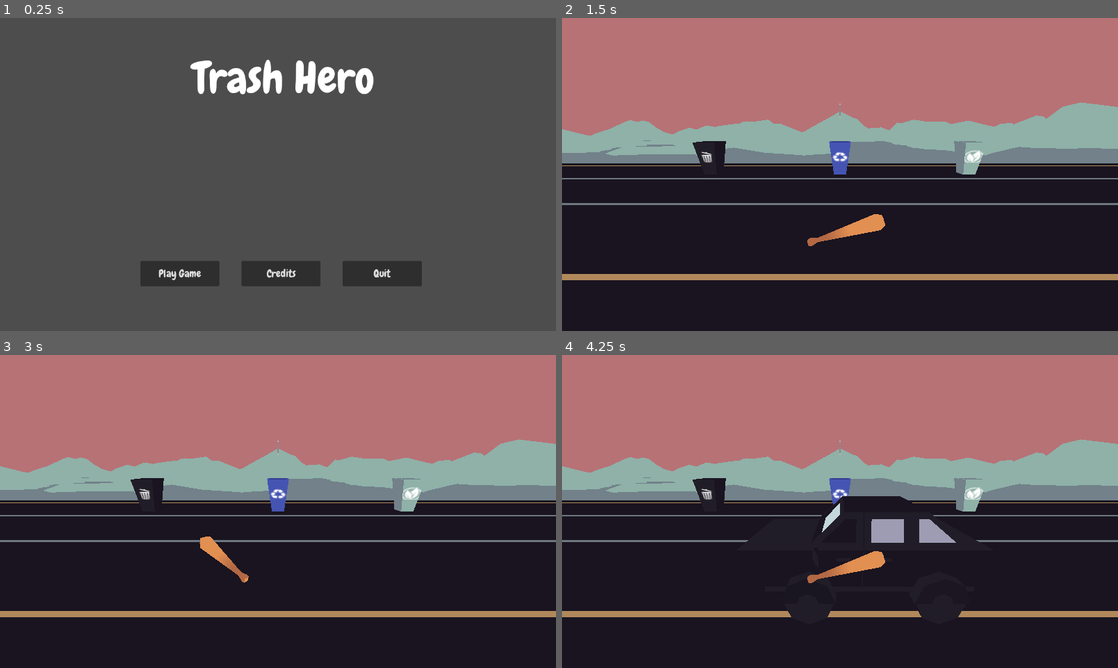
Above: before the commit, frames 1-4 (two rows, left to right).
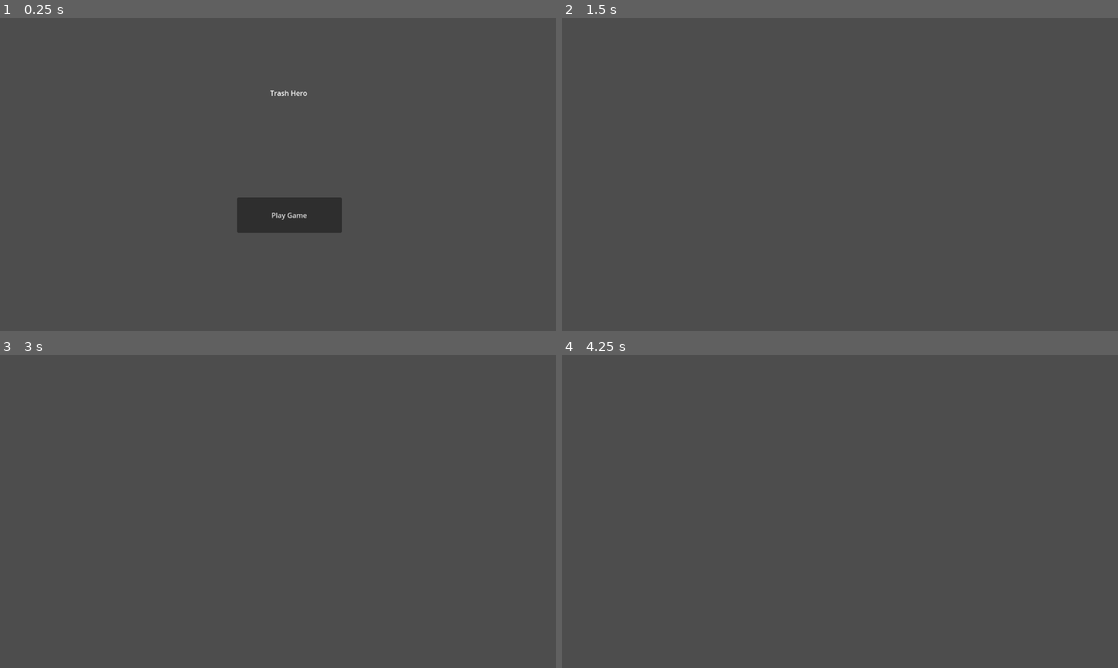
Above: after the commit, the same moments.

Repository: Manas701/SVCGameJam
Game: Godot game, scene res://scenes/main menu.tscn
The game is run twice, just before and just after one commit, with the same random seed, the same clock (stepped at 60 frames per second) and the same inputs. This scene is started directly instead of the project's main scene.
Inputs (mouse positions are in pixels of both pictures, inside the frame that each line leads up to):
- Up to frame 1 (0.25 s): no input
- Up to frame 2 (1.5 s): click "Credits" (after the commit: "Play Game") at 0.5 s; click (739, 274) at 1.25 s, where only the run before the commit has a clickable "Play Game"
- Up to frame 3 (3 s): hold Right (select_right) 2.03-2.78 s; hold Space (swing) 2.03-2.78 s; hold Left (select_left) from 2.78 s (still down); tap Space (swing) at 2.85 s
- Up to frame 4 (4.25 s): release Left (select_left) at 3.53 s; hold Right (select_right) from 3.53 s (still down); hold Space (swing) from 3.53 s (still down)

The runs differ from the first frame. In frame 1, 7.2% of the frame differs, in the area x 25-76%, y 13-86%; in frame 2, 100%, in the area x 0-100%, y 0-100%; in frame 3, 100%; in frame 4, 100%.
Error before the commit: Invalid access to property or key 'whichAnim' on a base object of type 'Node'. (res://assets/scripts/trashPrefab.gd:21)

Commit message:
Revert "Merge branch 'main' into manas-branch"
This reverts commit 602a2a1509288ca1367e726f991f0e0dd673eaea, reversing
changes made to 97b5d79f262245027e361a8cafa224f4bf5c3875.

Diff:
--- a/assets/scripts/Conductor.gd
+++ /dev/null
@@ -1,74 +0,0 @@
-extends AudioStreamPlayer
-
-@export var bpm := 115
-@export var measures := 4
-
-# Tracking the beat and song position
-var song_position = 0.0
-var song_position_in_beats = 1
-var sec_per_beat = 60.0 / bpm
-var last_reported_beat = 0
-var beats_before_start = 0
-var measure = 1
-
-# Determining how close to the beat an event is
-var closest = 0
-var time_off_beat = 0.0
-
-signal beat(position)
-signal measure_signal(position)
-
-
-func _ready():
-	sec_per_beat = 60.0 / bpm
-
-
-func _physics_process(_delta):
-	if playing:
-		song_position = get_playback_position() + AudioServer.get_time_since_last_mix()
-		song_position -= AudioServer.get_output_latency()
-		song_position_in_beats = int(floor(song_position / sec_per_beat)) + beats_before_start
-		_report_beat()
-
-
-func _report_beat():
-	if last_reported_beat < song_position_in_beats:
-		if measure > measures:
-			measure = 1
-		emit_signal("beat", song_position_in_beats)
-		emit_signal("measure_signal", measure)
-		last_reported_beat = song_position_in_beats
-		measure += 1
-
-
-func play_with_beat_offset(num):
-	beats_before_start = num
-	$StartTimer.wait_time = sec_per_beat
-	$StartTimer.start()
-
-
-func closest_beat(nth):
-	closest = int(round((song_position / sec_per_beat) / nth) * nth)
-	time_off_beat = abs(closest * sec_per_beat - song_position)
-	return Vector2(closest, time_off_beat)
-
-
-func play_from_beat(beat, offset):
-	play()
-	seek(beat * sec_per_beat)
-	beats_before_start = offset
-	measure = beat % measures
-
-
-func _on_StartTimer_timeout():
-	song_position_in_beats += 1
-	if song_position_in_beats < beats_before_start - 1:
-		$StartTimer.start()
-	elif song_position_in_beats == beats_before_start - 1:
-		$StartTimer.wait_time = $StartTimer.wait_time - (AudioServer.get_time_to_next_mix() +
-														AudioServer.get_output_latency())
-		$StartTimer.start()
-	else:
-		play()
-		$StartTimer.stop()
-	_report_beat()
--- a/assets/scripts/startButton.gd
+++ b/assets/scripts/startButton.gd
@@ -4,4 +4,4 @@
 # Called when the node enters the scene tree for the first time.
 
 func _on_pressed():
-	get_tree().change_scene_to_file("res://scenes/manasScene.tscn")
+	get_tree().change_scene_to_file("res://scenes/main.tscn")
--- a/prefabs/animation_player.tscn
+++ b/prefabs/animation_player.tscn
@@ -69,35 +69,12 @@
 "values": [Vector3(0, 0, 0), Vector3(6.28319, 0, 0), Vector3(12.5664, 0, 0), Vector3(18.8496, 0, 0), Vector3(24.7837, 0, 0)]
 }
 
-[sub_resource type="Animation" id="Animation_od811"]
-resource_name = "throw_trash"
-tracks/0/type = "position_3d"
-tracks/0/imported = false
-tracks/0/enabled = true
-tracks/0/path = NodePath(".")
-tracks/0/interp = 2
-tracks/0/loop_wrap = true
-tracks/0/keys = PackedFloat32Array(0, 1, 0, 0.9, -5, 0.5, 1, 0, 1, -3.5, 1, 1, 0, 0.25, -1.5)
-tracks/1/type = "value"
-tracks/1/imported = false
-tracks/1/enabled = true
-tracks/1/path = NodePath(".:rotation")
-tracks/1/interp = 1
-tracks/1/loop_wrap = true
-tracks/1/keys = {
-"times": PackedFloat32Array(0, 0.25, 0.5, 0.75, 1),
-"transitions": PackedFloat32Array(1, 1, 1, 1, 1),
-"update": 0,
-"values": [Vector3(0, 0, 0), Vector3(6.28319, 0, 0), Vector3(12.5664, 0, 0), Vector3(18.8496, 0, 0), Vector3(24.7837, 0, 0)]
-}
-
 [sub_resource type="AnimationLibrary" id="AnimationLibrary_qpaf1"]
 _data = {
 "RESET": SubResource("Animation_hn8jn"),
 "hit_center": SubResource("Animation_ch5xh"),
 "hit_left": SubResource("Animation_iapdx"),
-"hit_right": SubResource("Animation_q1xst"),
-"throw_trash": SubResource("Animation_od811")
+"hit_right": SubResource("Animation_q1xst")
 }
 
 [node name="AnimationPlayer" type="AnimationPlayer"]
--- a/prefabs/ui_arrow.tscn
+++ /dev/null
@@ -1,8 +0,0 @@
-[gd_scene load_steps=3 format=3 uid="uid://xv0tk6gk4pe7"]
-
-[ext_resource type="ArrayMesh" uid="uid://cm5b8lbkfdhdg" path="res://assets/3DAssets/models_obj/UI_Arrow.obj" id="1_x73rk"]
-[ext_resource type="Material" uid="uid://cfrmr730rvkhs" path="res://assets/3DAssets/models_obj/textures/textureMaterial.tres" id="2_v7qif"]
-
-[node name="UI_Arrow" type="MeshInstance3D"]
-mesh = ExtResource("1_x73rk")
-surface_material_override/0 = ExtResource("2_v7qif")
--- /dev/null
+++ b/scenes/andrewScene.tscn
@@ -0,0 +1,31 @@
+[gd_scene load_steps=7 format=3 uid="uid://dn0f5hple32ht"]
+
+[ext_resource type="PackedScene" uid="uid://dmsyawi4g6mgw" path="res://scenes/main menu.tscn" id="2_h07u2"]
+[ext_resource type="Script" path="res://assets/scripts/startButton.gd" id="2_rtv6w"]
+[ext_resource type="PackedScene" uid="uid://blrsu6t7na4pf" path="res://prefabs/bin_compost.tscn" id="3_flcgy"]
+
+[sub_resource type="ProceduralSkyMaterial" id="ProceduralSkyMaterial_5lfbw"]
+
+[sub_resource type="Sky" id="Sky_fn5y6"]
+sky_material = SubResource("ProceduralSkyMaterial_5lfbw")
+
+[sub_resource type="Environment" id="Environment_jd2x6"]
+background_mode = 2
+sky = SubResource("Sky_fn5y6")
+
+[node name="Node3D" type="Node3D"]
+
+[node name="Camera3D" type="Camera3D" parent="."]
+
+[node name="WorldEnvironment" type="WorldEnvironment" parent="."]
+environment = SubResource("Environment_jd2x6")
+
+[node name="Camera3D" type="Camera3D" parent="WorldEnvironment"]
+
+[node name="CanvasLayer" type="CanvasLayer" parent="."]
+
+[node name="Control" parent="CanvasLayer" instance=ExtResource("2_h07u2")]
+script = ExtResource("2_rtv6w")
+
+[node name="Bin_Compost" parent="." instance=ExtResource("3_flcgy")]
+transform = Transform3D(1, 0, 0, 0, 1, 0, 0, 0, 1, 0.131283, 0, -2.73551)
--- a/scenes/conductor.tscn
+++ /dev/null
@@ -1,6 +0,0 @@
-[gd_scene load_steps=2 format=3 uid="uid://c4a88bnfvv6ku"]
-
-[ext_resource type="Script" path="res://assets/scripts/Conductor.gd" id="1_1m7kc"]
-
-[node name="Conductor" type="AudioStreamPlayer"]
-script = ExtResource("1_1m7kc")
--- a/scenes/main menu.tscn
+++ b/scenes/main menu.tscn
@@ -1,7 +1,6 @@
-[gd_scene load_steps=3 format=3 uid="uid://dmsyawi4g6mgw"]
+[gd_scene load_steps=2 format=3 uid="uid://dmsyawi4g6mgw"]
 
 [ext_resource type="Script" path="res://assets/scripts/startButton.gd" id="1_jfpvg"]
-[ext_resource type="FontFile" uid="uid://brlxgerq8nwag" path="res://assets/fonts/Chewy-Regular.ttf" id="1_qjs83"]
 
 [node name="Control" type="Control"]
 layout_mode = 3
@@ -13,45 +12,19 @@
 
 [node name="Title" type="Label" parent="."]
 layout_mode = 0
-offset_left = 443.0
-offset_top = 74.0
-offset_right = 862.0
-offset_bottom = 206.0
-theme_override_fonts/font = ExtResource("1_qjs83")
-theme_override_font_sizes/font_size = 100
+offset_left = 622.0
+offset_top = 161.0
+offset_right = 708.0
+offset_bottom = 187.0
 text = "Trash Hero"
 
 [node name="startButton" type="Button" parent="."]
 layout_mode = 0
-offset_left = 323.0
-offset_top = 559.0
-offset_right = 505.0
-offset_bottom = 617.0
-theme_override_fonts/font = ExtResource("1_qjs83")
-theme_override_font_sizes/font_size = 24
+offset_left = 546.0
+offset_top = 413.0
+offset_right = 787.0
+offset_bottom = 494.0
 text = "Play Game"
 script = ExtResource("1_jfpvg")
 
-[node name="startButton2" type="Button" parent="."]
-layout_mode = 0
-offset_left = 789.0
-offset_top = 559.0
-offset_right = 971.0
-offset_bottom = 617.0
-theme_override_fonts/font = ExtResource("1_qjs83")
-theme_override_font_sizes/font_size = 24
-text = "Quit"
-
-[node name="startButton3" type="Button" parent="."]
-layout_mode = 0
-offset_left = 556.0
-offset_top = 559.0
-offset_right = 738.0
-offset_bottom = 617.0
-theme_override_fonts/font = ExtResource("1_qjs83")
-theme_override_font_sizes/font_size = 24
-text = "Credits"
-
 [connection signal="pressed" from="startButton" to="startButton" method="_on_pressed"]
-[connection signal="pressed" from="startButton2" to="startButton2" method="_on_pressed"]
-[connection signal="pressed" from="startButton3" to="startButton3" method="_on_pressed"]
--- a/scenes/manasScene.tscn
+++ b/scenes/manasScene.tscn
@@ -1,24 +1,21 @@
-[gd_scene load_steps=12 format=3 uid="uid://cmk3w3urbdkri"]
+[gd_scene load_steps=10 format=3 uid="uid://cmk3w3urbdkri"]
 
 [ext_resource type="Script" path="res://assets/scripts/trash.gd" id="2_tnpwx"]
 [ext_resource type="Script" path="res://assets/scripts/bat.gd" id="2_whjhi"]
-[ext_resource type="PackedScene" uid="uid://e74xo05y6nei" path="res://prefabs/bin_recycle.tscn" id="6_018ci"]
+[ext_resource type="PackedScene" path="res://prefabs/bin_recycle.tscn" id="6_018ci"]
 [ext_resource type="PackedScene" uid="uid://hpv7wre553nk" path="res://prefabs/bat.tscn" id="7_5fts6"]
 [ext_resource type="PackedScene" uid="uid://dpvfjowh2mn4x" path="res://prefabs/animation_player.tscn" id="7_gctov"]
-[ext_resource type="PackedScene" uid="uid://blrsu6t7na4pf" path="res://prefabs/bin_compost.tscn" id="7_ke1kv"]
-[ext_resource type="Script" path="res://scenes/ChangingBins.gd" id="7_kxg3g"]
+[ext_resource type="PackedScene" path="res://prefabs/bin_compost.tscn" id="7_ke1kv"]
 [ext_resource type="PackedScene" uid="uid://tx72n0re52ye" path="res://prefabs/trash.tscn" id="7_wwkud"]
-[ext_resource type="PackedScene" uid="uid://dcj2ftby2qt52" path="res://prefabs/bin_trash.tscn" id="8_nec8g"]
-[ext_resource type="PackedScene" uid="uid://ci0dyooqj357r" path="res://prefabs/car_spawner.tscn" id="10_gh5mt"]
-[ext_resource type="PackedScene" uid="uid://vx8thkpwhynj" path="res://prefabs/street_environment.tscn" id="11_0d368"]
+[ext_resource type="PackedScene" path="res://prefabs/bin_trash.tscn" id="8_nec8g"]
+[ext_resource type="Script" path="res://assets/scripts/ChangingBins.gd" id="9_8ctjd"]
 
 [node name="manasScene" type="Node3D"]
 
 [node name="Camera3D" type="Camera3D" parent="."]
-transform = Transform3D(1, 0, 0, 0, 0.97381, 0.227365, 0, -0.227365, 0.97381, 0, 1.44543, 1.33061)
+current = true
 
 [node name="OmniLight3D" type="OmniLight3D" parent="."]
-visible = false
 
 [node name="Bin_Recycle" parent="." instance=ExtResource("6_018ci")]
 transform = Transform3D(1, 0, 0, 0, 1, 0, 0, 0, 1, 0, 0, -5)
@@ -40,19 +37,11 @@
 script = ExtResource("2_whjhi")
 
 [node name="trash" parent="." instance=ExtResource("7_wwkud")]
-transform = Transform3D(1, 0, 0, 0, 1, -2.89599e-05, 0, 2.89599e-05, 1, 0, 1.8, -3.5)
+transform = Transform3D(1, 0, 0, 0, 1, 0, 0, 0, 1, 0, 0.25, -1.5)
 
 [node name="AnimationPlayer" parent="trash" instance=ExtResource("7_gctov")]
 
 [node name="PlayerInput" type="Node" parent="."]
-script = ExtResource("7_kxg3g")
+script = ExtResource("9_8ctjd")
 whichBin = "1"
 metadata/animName = ""
-
-[node name="CarSpawner" parent="." instance=ExtResource("10_gh5mt")]
-transform = Transform3D(-3.49691e-08, 0, -0.8, 0, 0.8, 0, 0.8, 0, -3.49691e-08, 0, -0.724, -1.966)
-
-[node name="street_environment" parent="." instance=ExtResource("11_0d368")]
-transform = Transform3D(-3.49691e-08, 0, 0.8, 0, 0.8, 0, -0.8, 0, -3.49691e-08, 0, -0.724239, -5.68252)
-
-[editable path="trash/AnimationPlayer"]
--- a/scenes/opening.tscn
+++ /dev/null
@@ -1,33 +0,0 @@
-[gd_scene load_steps=8 format=3 uid="uid://dn0f5hple32ht"]
-
-[ext_resource type="PackedScene" uid="uid://dmsyawi4g6mgw" path="res://scenes/main menu.tscn" id="1_5bewx"]
-[ext_resource type="Script" path="res://assets/scripts/startButton.gd" id="2_3ouev"]
-[ext_resource type="PackedScene" uid="uid://blrsu6t7na4pf" path="res://prefabs/bin_compost.tscn" id="3_5x1yd"]
-[ext_resource type="PackedScene" path="res://prefabs/street_environment.tscn" id="4_bpn6e"]
-[ext_resource type="PackedScene" path="res://prefabs/world_environment.tscn" id="5_n1ork"]
-[ext_resource type="PackedScene" uid="uid://dcj2ftby2qt52" path="res://prefabs/bin_trash.tscn" id="6_y4mou"]
-[ext_resource type="PackedScene" uid="uid://e74xo05y6nei" path="res://prefabs/bin_recycle.tscn" id="7_pomkq"]
-
-[node name="Node3D" type="Node3D"]
-
-[node name="Camera3D" type="Camera3D" parent="."]
-transform = Transform3D(-4.36922e-08, -0.243615, 0.969872, 1.29675e-09, 0.969872, 0.243615, -1, 1.19017e-08, -4.20599e-08, 8.05268, 2.74171, 0)
-
-[node name="CanvasLayer" type="CanvasLayer" parent="."]
-
-[node name="Control" parent="CanvasLayer" instance=ExtResource("1_5bewx")]
-anchors_preset = -1
-script = ExtResource("2_3ouev")
-
-[node name="WorldEnvironment" parent="." instance=ExtResource("5_n1ork")]
-
-[node name="street_environment" parent="." instance=ExtResource("4_bpn6e")]
-
-[node name="Bin_Compost" parent="." instance=ExtResource("3_5x1yd")]
-transform = Transform3D(-8.74228e-08, 0, 2, 0, 2, 0, -2, 0, -8.74228e-08, 3.76752, 0, 2.14774)
-
-[node name="Bin_Recycle" parent="." instance=ExtResource("7_pomkq")]
-transform = Transform3D(-8.74228e-08, 0, 2, 0, 2, 0, -2, 0, -8.74228e-08, 3.768, 0, 0)
-
-[node name="Bin_Trash" parent="." instance=ExtResource("6_y4mou")]
-transform = Transform3D(-8.74228e-08, 0, 2, 0, 2, 0, -2, 0, -8.74228e-08, 3.768, 0, -2.148)
Not shown, removed: assets/3DAssets/models_obj/UI_Arrow.obj
Not shown, removed: assets/3DAssets/models_obj/UI_Arrow.obj.import
Not shown, removed: assets/3DAssets/title_screen_theme.ogg.import
Binary file removed: assets/fonts/Bemount.otf
Not shown, removed: assets/fonts/Bemount.otf.import
Binary file removed: assets/fonts/Chewy-Regular.ttf
Not shown, removed: assets/fonts/Chewy-Regular.ttf.import
Not shown: 1 places in prefabs/animation_player.tscn that only renumber resources
Not shown: 1 places in scenes/kaiScene.tscn that only renumber resources
Not shown, removed: assets/3DAssets/title_screen_theme.ogg
